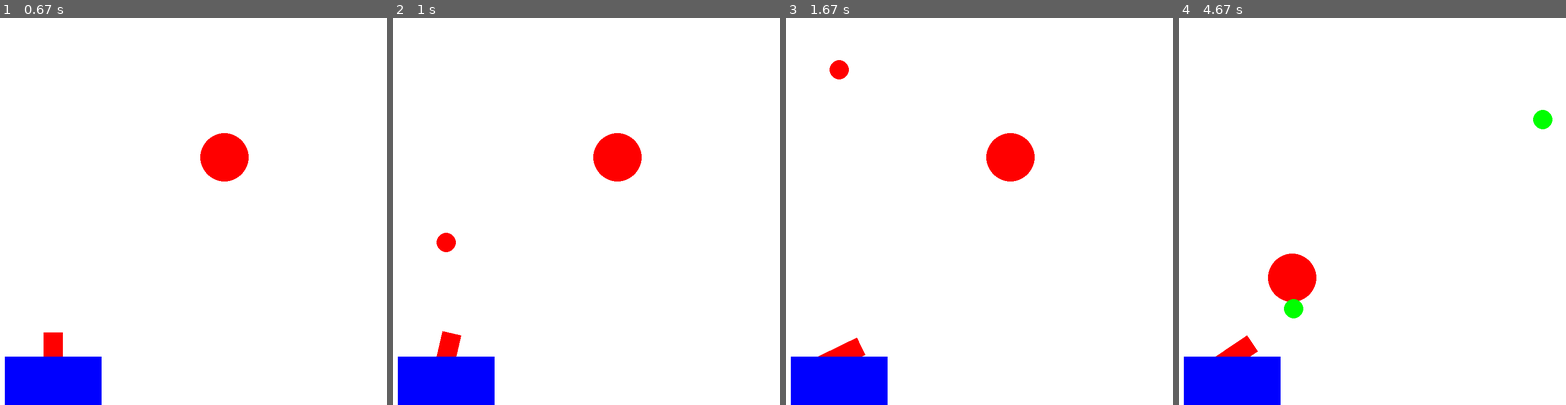
Above: before the commit, frames 1-4 (left to right).
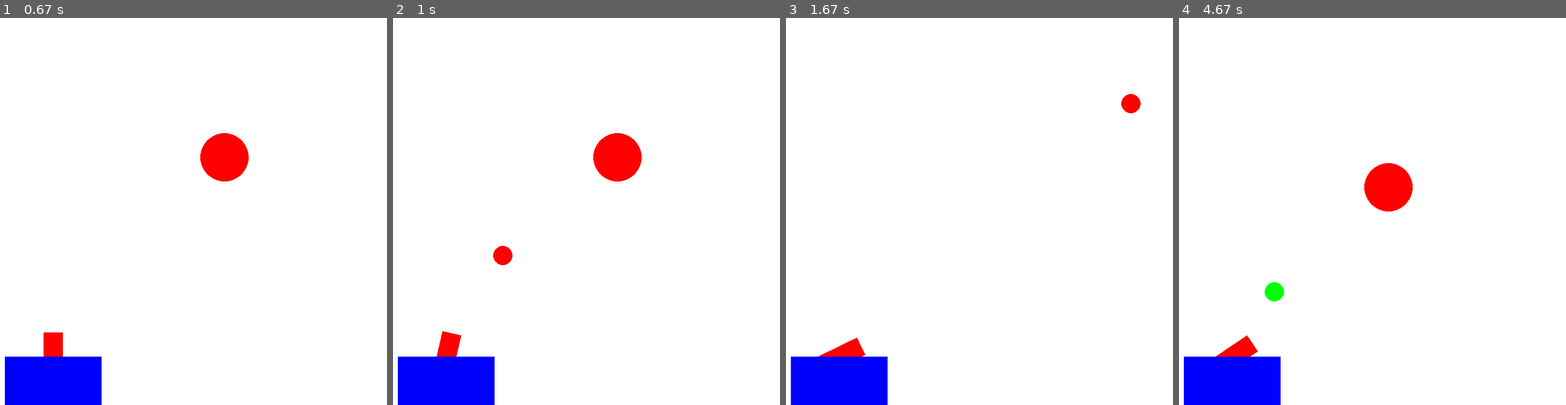
Above: after the commit, the same moments.

Repository: arman-ashrafian/CannonPyGame
Game: pygame game, started from main.py
The game is run twice, just before and just after one commit, with the same random seed, the same clock (stepped at 60 frames per second) and the same inputs.
Inputs:
- Up to frame 1 (0.67 s): hold Right from 0.33 s (still down)
- Up to frame 2 (1 s): release Right at 0.8 s; hold Space from 0.83 s (still down); hold Right from 0.83 s (still down)
- Up to frame 3 (1.67 s): release Space at 1.3 s; release Right at 1.3 s; hold Right from 1.33 s (still down)
- Up to frame 4 (4.67 s): release Right at 1.8 s; hold Left 1.83-2.37 s; hold Left 2.4-2.8 s; hold Right 2.83-3.47 s; hold Left 3.5-3.97 s; tap Space at 3.57, 3.87, 4.07, 4.37, 4.57 s; hold Right 4-4.47 s; hold Right from 4.5 s (still down)

Frame 1 is identical in both runs. In frame 2, 0.4% of the frame differs, in the area x 11-31%, y 55-64%; in frame 3, 1.6%; in frame 4, 2.9%, in the area x 22-97%, y 23-78%.

Commit message:
brain linear reg

Diff:
--- /dev/null
+++ b/brain.py
@@ -0,0 +1,17 @@
+import numpy as np
+import scipy.linalg
+
+x = [321, 428, 490, 296, 578, 640, 543, 264, 512, 428, 374, 613, 610, 545, 319, 241, 488, 559, 516, 593, 643, 231, 310, 411, 547, 342, 195, 162, 320, 420, 298, 409, 253, 348, 215, 454, 303, 221, 610, 259, 253, 359, 543, 450, 481, 357, 199, 202, 541, 324, 304, 631, 443]
+y = [387, 205, 285, 244, 341, 245, 426, 244, 150, 401, 327, 529, 162, 291, 369, 269, 160, 524, 464, 358, 156, 549, 169, 501, 278, 404, 238, 240, 178, 495, 258, 540, 335, 393, 194, 293, 268, 513, 279, 199, 468, 320, 299, 509, 220, 505, 451, 315, 498, 294, 357, 537, 415]
+z = [-28, -20, -35, -15, -46, -43, -47, -14, -28, -44, -28, -67, -25, -35, -24, -12, -26, -63, -55, -45, -24, -34, -17, -56, -39, -29, -11, -7, -20, -48, -13, -64, -20, -39, -5, -40, -24, -24, -41, -13, -25, -34, -42, -52, -27, -48, -17, -12, -62, -26, -26, -69, -45]
+
+data = np.c_[x,y,z]
+
+# best-fit linear plane
+A = np.c_[data[:,0], data[:,1], np.ones(data.shape[0])]
+C,_,_,_ = scipy.linalg.lstsq(A, data[:,2])    # coefficients
+
+
+def getAngle():
+    angleGuess = C[0]*321 + C[1]*387 + C[2]
+    return int(angleGuess)
--- a/game.py
+++ b/game.py
@@ -2,6 +2,7 @@
 import sys
 import math
 import random
+import brain
 
 pg.init()
 
@@ -103,16 +104,14 @@
     hit = False
 
     def __init__(self):
-        self.x = random.randint(150,650)
-        self.y = random.randint(150,550)
+        self.x = random.randint(150, 650)
+        self.y = random.randint(150, 550)
         self.radius = 50
         self.hit = False
 
     def show(self):
         pg.draw.circle(screen, RED, (self.x, self.y), self.radius,0)
 
-    def hit(self):
-        self.hit = True
 
 def gameIntro():
     global screen
@@ -137,10 +136,10 @@
 
         screen.blit(introTextObj,
                     (int(WIDTH/2) - introTextObj.get_width() // 2,
-                    int(HEIGHT/2) - introTextObj.get_height() // 2))
+                     int(HEIGHT/2) - introTextObj.get_height() // 2))
         screen.blit(directionTextObj,
                     ((int(WIDTH/2) - directionTextObj.get_width() // 2,
-                    int(HEIGHT/2) - introTextObj.get_height() // 2 + 50)))
+                      int(HEIGHT/2) - introTextObj.get_height() // 2 + 50)))
 
         pg.display.update()
         clock.tick(fps)
@@ -174,7 +173,10 @@
                 if event.key == pg.K_SPACE:
                     if not shotDisabled:
                         randomIndex = random.randint(0, 3)
-                        newBall = Ball(cannonAngle, 18, colorList[randomIndex], (cannon.xTop, cannon.yTop))
+                        # newBall = Ball(cannonAngle, 18, colorList[randomIndex],
+                        #                (cannon.xTop, cannon.yTop))
+                        newBall = Ball(brain.getAngle(), 18, colorList[randomIndex],
+                                       (cannon.xTop, cannon.yTop))
                         ballsShot.append(newBall)
             if event.type == pg.KEYUP:
                 cannonAngleChange = 0
@@ -185,7 +187,7 @@
         # cannon boundries
         if(cannonAngle + cannonAngleChange <= 70 and
            cannonAngle + cannonAngleChange >= -70):
-           cannonAngle += cannonAngleChange
+            cannonAngle += cannonAngleChange
 
 
         # --- Drawing
@@ -193,9 +195,9 @@
         target.show()
 
         for b in ballsShot:
-            if(b.x > WIDTH + 30 or b.x < 0 - 30 or b.y < 0 or b.y > HEIGHT):
+            if b.x > WIDTH + 30 or b.x < 0 - 30 or b.y < 0 or b.y > HEIGHT:
                 ballsShot.remove(b)
-                if(target.hit):
+                if target.hit:
                     # create new target if hit=True and ball is off screen
                     target = Target()
                     shotDisabled = False
@@ -205,7 +207,7 @@
             b.checkHit(target, cannonAngle)
 
             # hide target if hit
-            if(target.hit):
+            if target.hit:
                 target.radius = 0
                 shotDisabled = True
 
--- /dev/null
+++ b/linearreg.py
@@ -0,0 +1,41 @@
+import numpy as np
+import scipy.linalg
+# from mpl_toolkits.mplot3d import Axes3D
+# import matplotlib.pyplot as plt
+
+x = [321, 428, 490, 296, 578, 640, 543, 264, 512, 428, 374, 613, 610, 545, 319, 241, 488, 559, 516, 593, 643, 231, 310, 411, 547, 342, 195, 162, 320, 420, 298, 409, 253, 348, 215, 454, 303, 221, 610, 259, 253, 359, 543, 450, 481, 357, 199, 202, 541, 324, 304, 631, 443]
+y = [387, 205, 285, 244, 341, 245, 426, 244, 150, 401, 327, 529, 162, 291, 369, 269, 160, 524, 464, 358, 156, 549, 169, 501, 278, 404, 238, 240, 178, 495, 258, 540, 335, 393, 194, 293, 268, 513, 279, 199, 468, 320, 299, 509, 220, 505, 451, 315, 498, 294, 357, 537, 415]
+z = [-28, -20, -35, -15, -46, -43, -47, -14, -28, -44, -28, -67, -25, -35, -24, -12, -26, -63, -55, -45, -24, -34, -17, -56, -39, -29, -11, -7, -20, -48, -13, -64, -20, -39, -5, -40, -24, -24, -41, -13, -25, -34, -42, -52, -27, -48, -17, -12, -62, -26, -26, -69, -45]
+
+data = np.c_[x,y,z]
+
+# regular grid covering the domain of the data
+# mn = np.min(data, axis=0)
+# mx = np.max(data, axis=0)
+# X,Y = np.meshgrid(np.linspace(mn[0], mx[0], 20), np.linspace(mn[1], mx[1], 20))
+
+# best-fit linear plane
+A = np.c_[data[:,0], data[:,1], np.ones(data.shape[0])]
+C,_,_,_ = scipy.linalg.lstsq(A, data[:,2])    # coefficients
+
+# evaluate it on grid
+# Z = C[0]*X + C[1]*Y + C[2]
+
+
+def getAngle():
+    angleGuess = C[0]*321 + C[1]*387 + C[2]
+
+
+
+
+# plot points and fitted surface
+# fig = plt.figure()
+# ax = fig.gca(projection='3d')
+# ax.plot_surface(X, Y, Z, rstride=1, cstride=1, alpha=1)
+# ax.scatter(data[:, 0], data[:, 1], data[:, 2], c='r', s=50)
+# plt.xlabel('X')
+# plt.ylabel('Y')
+# ax.set_zlabel('Z')
+# ax.axis('equal')
+# ax.axis('tight')
+# plt.show()
--- a/main.py
+++ b/main.py
@@ -11,5 +11,8 @@
 ax.set_ylabel('Y Position')
 ax.set_zlabel('Angle')
 
+print(hitArray[0])
+print(hitArray[1])
+print(hitArray[2])
 ax.scatter(hitArray[0], hitArray[1], hitArray[2], c='r', marker='o')
 plt.show()
